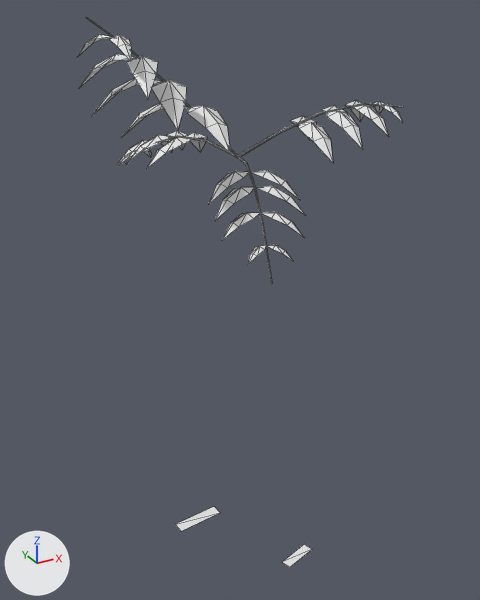
What one commit did to the OBJ model game/assets/models/plants/SM_Plant_PacayaPalmPair_Leaf_LOD1.obj.
One viewpoint serves both versions: a 50 mm camera at (-2.1, -3.76, 4.15) aimed at (0.0, 0.05, 2.24). Arrows for +X, +Y and +Z are at lower left; the lights stay in place. The first picture is the older version. Mesh edges are drawn as thin lines. Where no turn or scale is listed for an object, it has been applied to the vertices. Vertices at exactly the same position are counted once.

Names of what the first picture shows: 'SM_Plant_PacayaPalmPair_Leaf_LOD1'.
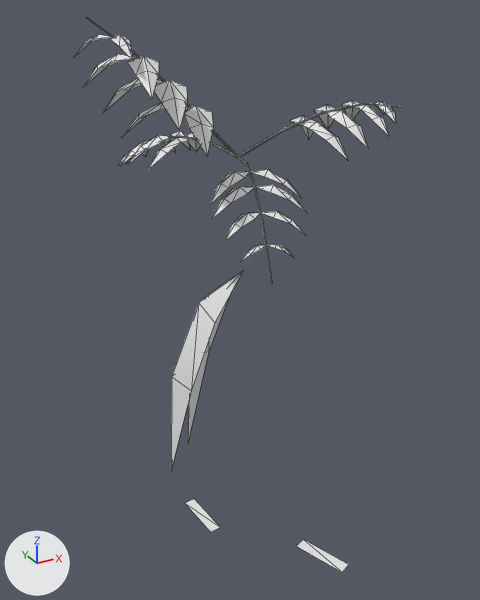
Pixel boxes (x1, y1, x2, y2) of what changed, in the pictures (480 x 600 px; the box of a moved part takes in the faces that stretch with it):
'SM_Plant_PacayaPalmPair_Leaf_LOD1', reshaped: before (77, 18, 403, 567); after (74, 18, 403, 572)
part 1 of me_sm_plant_pacayapalmpair_leaf_lod1, added: after (171, 271, 243, 470)
part 2 of me_sm_plant_pacayapalmpair_leaf_lod1, moved or reshaped: before (77, 34, 403, 264); after (74, 34, 396, 262)
part 3 of me_sm_plant_pacayapalmpair_leaf_lod1, moved or reshaped: before (118, 131, 207, 168); after (118, 131, 200, 170)
part 4 of me_sm_plant_pacayapalmpair_leaf_lod1, moved or reshaped: before (175, 507, 312, 567); after (185, 499, 349, 572)

Patch to the scene script:
```diff
--- a/game/assets/models/plants/SM_Plant_PacayaPalmPair_Leaf_LOD1.obj.py
+++ b/game/assets/models/plants/SM_Plant_PacayaPalmPair_Leaf_LOD1.obj.py
@@ me_sm_plant_pacayapalmpair_leaf_lod1 @@
 # used by ob_sm_plant_pacayapalmpair_leaf_lod1; location = (0.0, 0.0, 0.0)
 # verts and faces of me_sm_plant_pacayapalmpair_leaf_lod1; kept vertices keep their numbers, new ones are numbered from 328
 # before: 320 (-0.02, 0.5, 0.05) at pixel (214, 506), 321 (-0.42, 0.46, 0.05) at pixel (175, 524), 322 (-0.41, 0.36, 0.05) at pixel (181, 531), 323 (-0.01, 0.4, 0.05) at pixel (220, 512), 324 (0.19, -0.43, 0.05) at pixel (289, 567)
 # before: 325 (0.46, -0.35, 0.04) at pixel (312, 549), 326 (0.44, -0.27, 0.04) at pixel (304, 544), 327 (0.17, -0.35, 0.04) at pixel (281, 562)
-me_sm_plant_pacayapalmpair_leaf_lod1.from_pydata(...)  # 328 vertices, 404 faces; spans x -1.09..0.94, y -0.86..0.86, z 0.04..4.1
+me_sm_plant_pacayapalmpair_leaf_lod1.from_pydata(...)  # 343 vertices, 420 faces; spans x -1.11..0.95, y -0.86..0.88, z 0.03..4.1
+# me_sm_plant_pacayapalmpair_leaf_lod1 part 1: a new loose piece of 15 vertices spanning x -0.51..0.04, y -0.08..0.41, z 0.79..2.48
+# me_sm_plant_pacayapalmpair_leaf_lod1 part 2
+# 10 faces are deleted
+# 7 vertices in x -0.91..0.86, y -0.6..-0.23, z 3.09..3.87 move by (0.01, -0.01, 0.0)
+# 7 vertices in x -0.98..0.8, y -0.66..-0.27, z 3.58..3.99 move by (0.01, 0.0, 0.0)
+# 6 vertices in x -0.88..-0.07, y -0.77..-0.17, z 2.94..3.93 move by (0.01, 0.01, 0.0)
+# 5 vertices in x -1.05..-0.01, y -0.8..-0.07, z 2.96..3.9 move by (0.02, 0.03, 0.0)
+# 4 vertices in x -0.54..-0.3, y -0.78..-0.33, z 2.92..3.62 move by (-0.01, 0.02, 0.0)
+# 4 vertices in x -0.98..0.39, y -0.74..-0.14, z 3.05..3.87 move by (0.02, 0.02, 0.0)
+# 104 vertices move from x -1.09..0.92, y -0.85..0.07, z 2.85..4.03 to x -1.11..0.95, y -0.81..0.1, z 2.85..4.03
+# 10 new faces join them
+# me_sm_plant_pacayapalmpair_leaf_lod1 part 3
+# 2 faces are deleted
+# 8 vertices in x -0.64..-0.11, y 0.27..0.66, z 3.19..3.34 move by (0.0, -0.01, 0.0)
+# 5 vertices in x -0.54..-0.04, y 0.36..0.77, z 3.19..3.34 move by (-0.01, 0.01, 0.0)
+# 4 vertices in x -0.37..-0.08, y 0.51..0.83, z 3.19..3.31 move by (-0.02, 0.01, 0.0)
+# 3 vertices in x -0.34..-0.22, y 0.36..0.61, z 3.29..3.34 move by (-0.01, 0.0, 0.0)
+# 3 vertices in x -0.34..-0.22, y 0.54..0.76, z 3.25..3.37 move by (0.02, -0.01, 0.0)
+# 3 vertices in x -0.46..-0.16, y 0.52..0.8, z 3.17..3.29 move by (0.02, -0.02, 0.0)
+# 23 vertices move from x -0.65..-0.02, y 0.21..0.86, z 3.14..3.37 to x -0.65..-0.05, y 0.2..0.88, z 3.14..3.37
+# 2 new faces join them
+# me_sm_plant_pacayapalmpair_leaf_lod1 part 4
+delete_vertices([320, 323, 325])  # with the faces that use them
+verts[321] = (0.47, -0.21, 0.03)  # moved, pixel (303, 539)
+verts[322] = (0.37, -0.24, 0.03)  # moved, pixel (296, 546)
+verts[324] = (-0.08, 0.25, 0.03)  # moved, pixel (220, 527)
+verts[326] = (-0.22, 0.68, 0.03)  # moved, pixel (184, 503)
+verts[327] = (-0.18, 0.24, 0.04)  # moved, pixel (210, 532)
+verts[328] = (0.64, -0.62, 0.03)  # pixel (348, 564)
+verts[329] = (0.54, -0.66, 0.03)  # pixel (342, 572)
+verts[330] = (-0.12, 0.69, 0.04)  # pixel (194, 498)
+faces += [(321, 329, 328), (324, 326, 327), (321, 322, 329), (324, 330, 326)]
```
